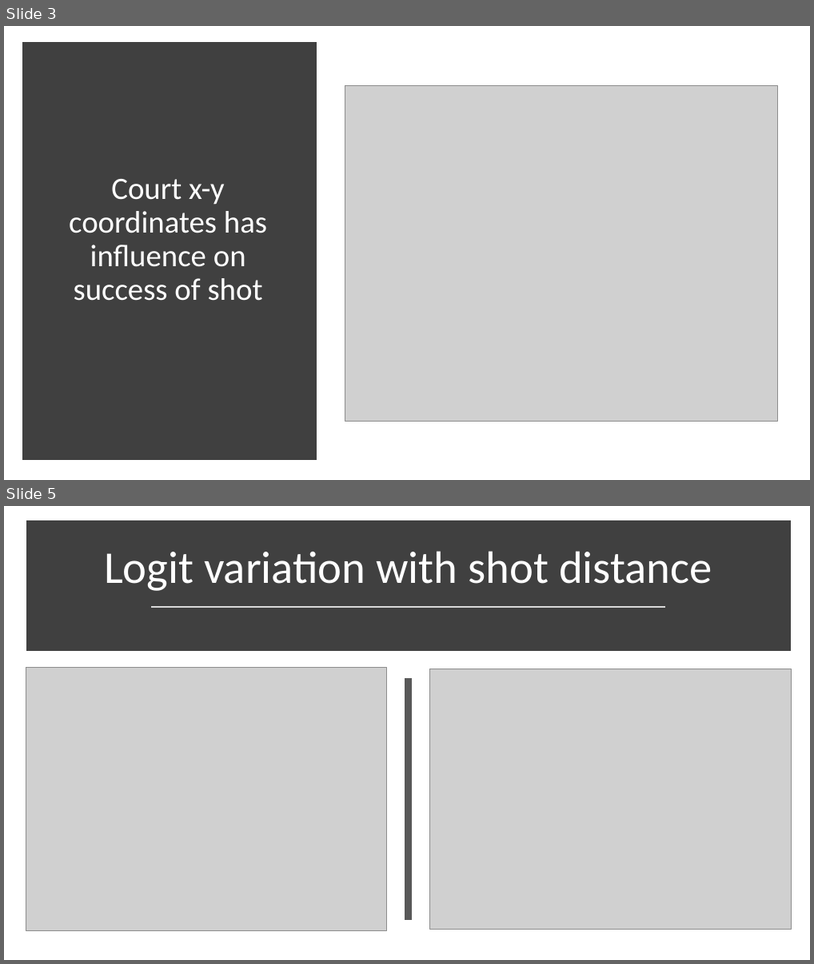
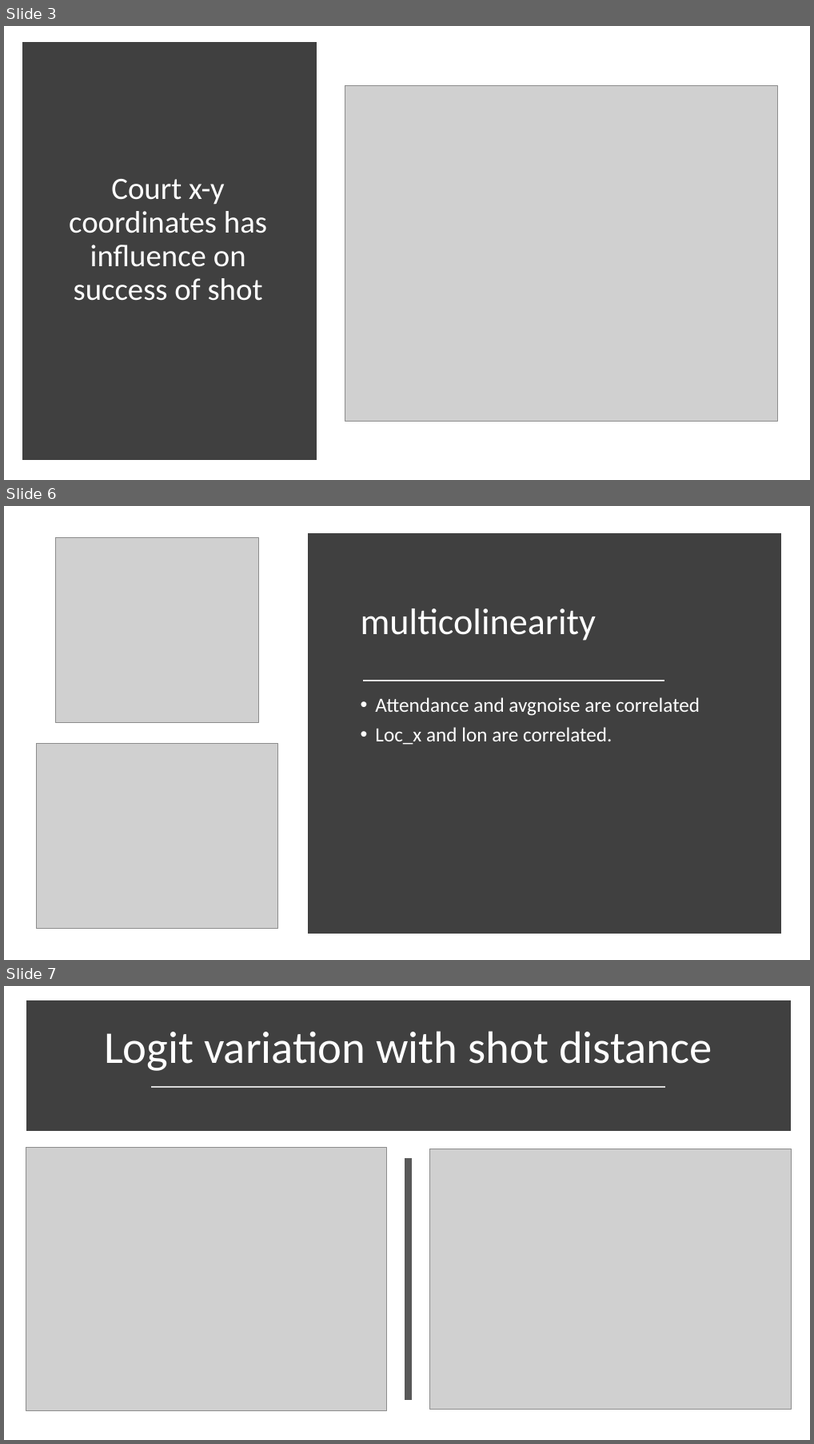
Before and after one commit to pradeep17j/SMU_MSDS, a slide deck: AppliedStats_Proj2/Presentation1.pptx. Shown one above the other, each under a label of ours: slides 3 and 5 before the commit, slides 3, 6 and 7 after it; the slides between them are not shown. The pictures are 814x964 and 814x1444 pixels, drawn with LibreOffice and Linux fonts; fonts in the diff are those of the drawing; grey boxes stand for pictures. Boxes give left, top, right and bottom in pixels: in the first picture for what was removed or moved away, otherwise in the second. Text is boxed around its words. In the diff, an @@ line names an element or a change of style, - is before the commit and + after.

```diff
--- a/AppliedStats_Proj2/Presentation1.pptx
+++ b/AppliedStats_Proj2/Presentation1.pptx
@@ slide 6 added at [4,506,810,960], background #FFFFFF @@
@@ picture added at [55,537,258,722] @@
@@ rectangle added at [312,537,777,929], fill #404040, outline #404040 10 pt @@
@@ title added at [361,608,596,640], 44 pt, text #FFFFFF @@
+multicolinearity
@@ line added from (363, 681) to (666, 681), #E7E6E6 1.75 pt @@
@@ text added at [375,697,700,744], 24 pt, text #FFFFFF @@
+• Attendance and avgnoise are correlated
+• Loc_x and lon are correlated.
@@ picture added at [36,744,278,928] @@
@@ what was slide 5 is now slide 7 @@
```
Also in this commit, not shown: 1 slide changed, 2 other slides added.
